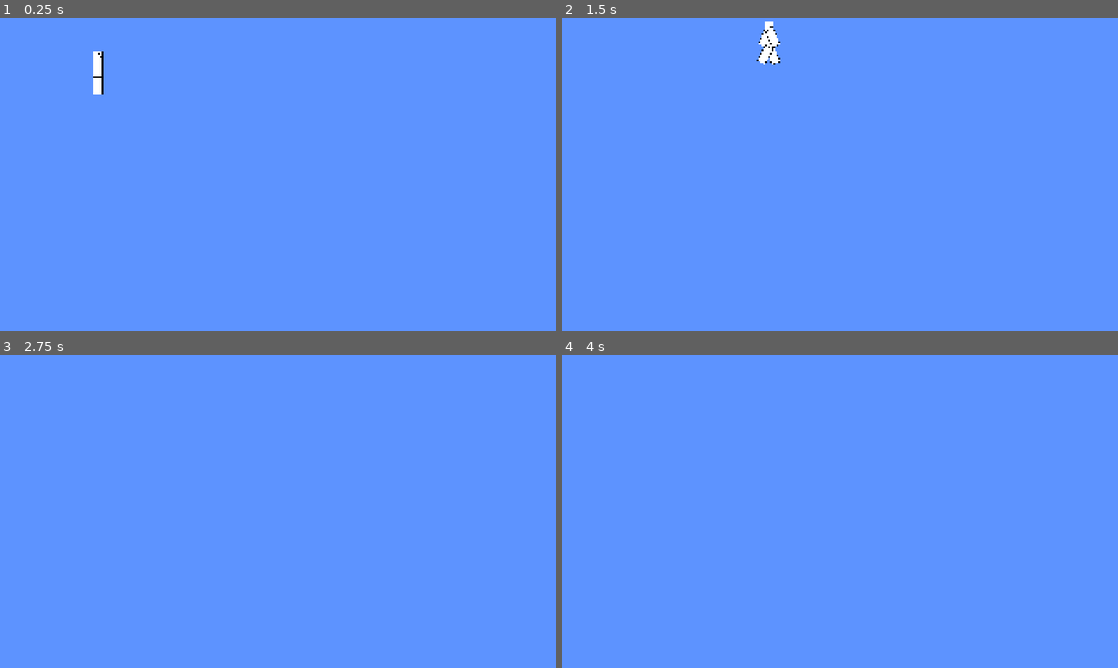
Above: before the commit, frames 1-4 (two rows, left to right).
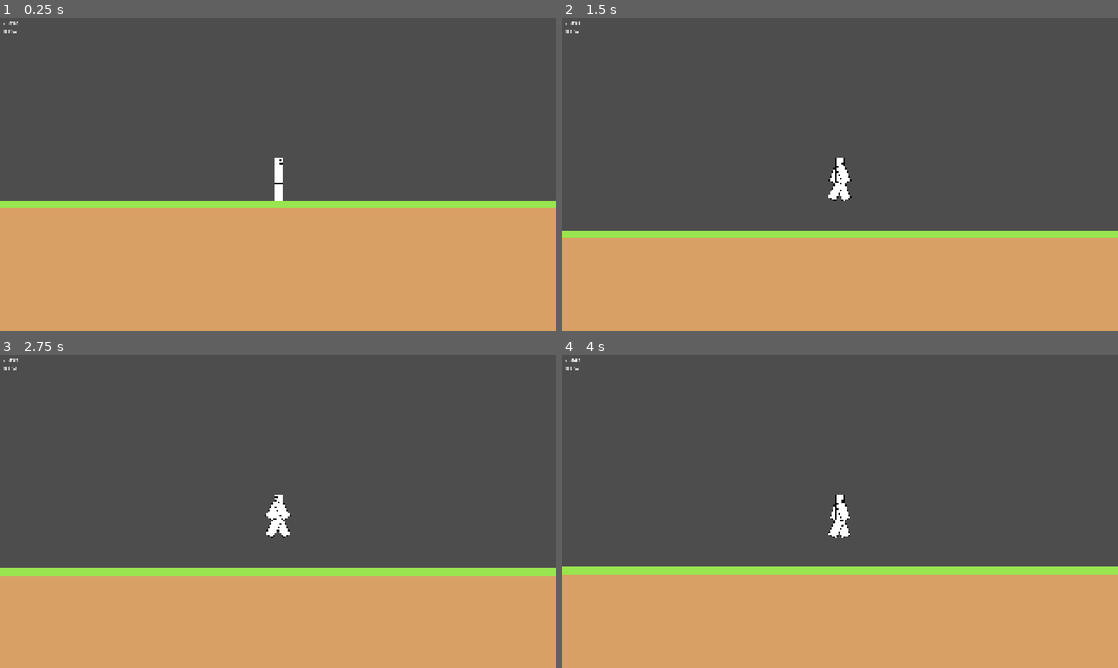
Above: after the commit, the same moments.

Repository: vempr/siegecraft
Game: Godot game, scene res://scenes/game.tscn
Same seed, same stepped clock (60 frames per second), same inputs: the game is played once before the commit and once after it.
Inputs:
- Up to frame 1 (0.25 s): no input
- Up to frame 2 (1.5 s): tap Enter at 0.5 s; hold Space (jump) 0.53-1.28 s; hold D (move_right) from 0.53 s (still down); tap Space (jump) at 1.35 s
- Up to frame 3 (2.75 s): tap Space (jump) at 1.52, 1.82 s; release D (move_right) at 2.03 s; hold A (move_left) from 2.03 s (still down); hold Space (jump) from 2.03 s (still down)
- Up to frame 4 (4 s): release A (move_left) at 2.78 s; release Space (jump) at 2.78 s; hold D (move_right) from 2.78 s (still down); tap Space (jump) at 2.85, 3.02, 3.32 s; hold Space (jump) from 3.53 s (still down)

The runs differ from the first frame. In frame 1, 100% of the frame differs, in the area x 0-100%, y 0-100%; in frame 2, 100%; in frame 3, 100%; in frame 4, 100%.

Commit message:
blocks: added block texture references; game: floor generation with block scene; hud: shows player coordinates
modified x and y coordinates in HUD script to show standardized coords

Diff:
--- a/project.godot
+++ b/project.godot
@@ -18,6 +18,11 @@
 run/main_scene="uid://c7lkwkw7fpgty"
 config/features=PackedStringArray("4.5", "GL Compatibility")
 config/icon="res://icon.svg"
+
+[autoload]
+
+GLOBAL="*res://scripts/GLOBAL.gd"
+STATE="*res://scripts/STATE.gd"
 
 [display]
 
@@ -56,4 +61,3 @@
 textures/canvas_textures/default_texture_filter=0
 renderer/rendering_method="gl_compatibility"
 renderer/rendering_method.mobile="gl_compatibility"
-environment/defaults/default_clear_color=Color(0.3647059, 0.5764706, 1, 1)
--- a/scenes/block.tscn
+++ b/scenes/block.tscn
@@ -4,13 +4,14 @@
 [ext_resource type="Texture2D" uid="uid://cr6ci5qn1k2va" path="res://assets/aseprite/blocks/grass.png" id="2_cgrg5"]
 
 [sub_resource type="RectangleShape2D" id="RectangleShape2D_cgrg5"]
-size = Vector2(128, 128)
+size = Vector2(96, 96)
 
 [node name="Block" type="StaticBody2D"]
 script = ExtResource("1_8r6n6")
 
-[node name="Sprite2D" type="Sprite2D" parent="."]
-scale = Vector2(4, 4)
+[node name="Sprite" type="Sprite2D" parent="."]
+unique_name_in_owner = true
+scale = Vector2(3, 3)
 texture = ExtResource("2_cgrg5")
 
 [node name="CollisionShape2D" type="CollisionShape2D" parent="."]
--- a/scenes/game.tscn
+++ b/scenes/game.tscn
@@ -2,18 +2,26 @@
 
 [ext_resource type="Script" uid="uid://dbu5qlsbyx33h" path="res://scripts/game.gd" id="1_uwrxv"]
 [ext_resource type="PackedScene" uid="uid://dg41qxbxim2w7" path="res://scenes/player.tscn" id="2_yqjtg"]
-
-[sub_resource type="RectangleShape2D" id="RectangleShape2D_yqjtg"]
-size = Vector2(696, 88)
+[ext_resource type="Script" uid="uid://r4k5bmogd26k" path="res://scripts/hud.gd" id="3_lnu2h"]
 
 [node name="Game" type="Node2D"]
 script = ExtResource("1_uwrxv")
 
 [node name="Player" parent="." instance=ExtResource("2_yqjtg")]
-position = Vector2(336, 184)
+unique_name_in_owner = true
+position = Vector2(336, 200)
 
-[node name="StaticBody2D" type="StaticBody2D" parent="."]
+[node name="Blocks" type="Node2D" parent="."]
+unique_name_in_owner = true
 
-[node name="CollisionShape2D" type="CollisionShape2D" parent="StaticBody2D"]
-position = Vector2(412, 308)
-shape = SubResource("RectangleShape2D_yqjtg")
+[node name="HUD" type="CanvasLayer" parent="."]
+script = ExtResource("3_lnu2h")
+
+[node name="Coordinates" type="Label" parent="HUD"]
+unique_name_in_owner = true
+offset_left = 9.0
+offset_top = 6.0
+offset_right = 59.0
+offset_bottom = 55.0
+text = "x: 0.01
+y: 0.01"
--- a/scenes/player.tscn
+++ b/scenes/player.tscn
@@ -7,6 +7,110 @@
 
 [sub_resource type="RectangleShape2D" id="RectangleShape2D_3vyb7"]
 size = Vector2(32, 152)
+
+[sub_resource type="Animation" id="Animation_qlg0r"]
+length = 0.001
+tracks/0/type = "value"
+tracks/0/imported = false
+tracks/0/enabled = true
+tracks/0/path = NodePath("LegFront:rotation")
+tracks/0/interp = 1
+tracks/0/loop_wrap = true
+tracks/0/keys = {
+"times": PackedFloat32Array(0),
+"transitions": PackedFloat32Array(1),
+"update": 0,
+"values": [0.0]
+}
+tracks/1/type = "value"
+tracks/1/imported = false
+tracks/1/enabled = true
+tracks/1/path = NodePath("LegBack:rotation")
+tracks/1/interp = 1
+tracks/1/loop_wrap = true
+tracks/1/keys = {
+"times": PackedFloat32Array(0),
+"transitions": PackedFloat32Array(1),
+"update": 0,
+"values": [0.0]
+}
+tracks/2/type = "value"
+tracks/2/imported = false
+tracks/2/enabled = true
+tracks/2/path = NodePath("ArmFront:rotation")
+tracks/2/interp = 1
+tracks/2/loop_wrap = true
+tracks/2/keys = {
+"times": PackedFloat32Array(0),
+"transitions": PackedFloat32Array(1),
+"update": 0,
+"values": [0.0]
+}
+tracks/3/type = "value"
+tracks/3/imported = false
+tracks/3/enabled = true
+tracks/3/path = NodePath("ArmBack:rotation")
+tracks/3/interp = 1
+tracks/3/loop_wrap = true
+tracks/3/keys = {
+"times": PackedFloat32Array(0),
+"transitions": PackedFloat32Array(1),
+"update": 0,
+"values": [0.0]
+}
+
+[sub_resource type="Animation" id="Animation_tuyoq"]
+resource_name = "jump"
+length = 0.3
+loop_mode = 2
+tracks/0/type = "value"
+tracks/0/imported = false
+tracks/0/enabled = true
+tracks/0/path = NodePath("LegFront:rotation")
+tracks/0/interp = 2
+tracks/0/loop_wrap = false
+tracks/0/keys = {
+"times": PackedFloat32Array(0, 0.3),
+"transitions": PackedFloat32Array(1, 1),
+"update": 0,
+"values": [-0.5235987755982988, 0.5235987755982988]
+}
+tracks/1/type = "value"
+tracks/1/imported = false
+tracks/1/enabled = true
+tracks/1/path = NodePath("LegBack:rotation")
+tracks/1/interp = 1
+tracks/1/loop_wrap = true
+tracks/1/keys = {
+"times": PackedFloat32Array(0, 0.3),
+"transitions": PackedFloat32Array(1, 1),
+"update": 0,
+"values": [0.5235987755982988, -0.5235987755982988]
+}
+tracks/2/type = "value"
+tracks/2/imported = false
+tracks/2/enabled = true
+tracks/2/path = NodePath("ArmFront:rotation")
+tracks/2/interp = 1
+tracks/2/loop_wrap = true
+tracks/2/keys = {
+"times": PackedFloat32Array(0, 0.3),
+"transitions": PackedFloat32Array(1, 1),
+"update": 0,
+"values": [0.5235987755982988, -0.5235987755982988]
+}
+tracks/3/type = "value"
+tracks/3/imported = false
+tracks/3/enabled = true
+tracks/3/path = NodePath("ArmBack:rotation")
+tracks/3/interp = 1
+tracks/3/loop_wrap = true
+tracks/3/keys = {
+"times": PackedFloat32Array(0, 0.3),
+"transitions": PackedFloat32Array(1, 1),
+"update": 0,
+"values": [-0.5235987755982988, 0.5235987755982988]
+}
 
 [sub_resource type="Animation" id="Animation_dqkch"]
 resource_name = "walk"
@@ -61,110 +165,6 @@
 "values": [-0.34906584, 0.34906584]
 }
 
-[sub_resource type="Animation" id="Animation_qlg0r"]
-length = 0.001
-tracks/0/type = "value"
-tracks/0/imported = false
-tracks/0/enabled = true
-tracks/0/path = NodePath("LegFront:rotation")
-tracks/0/interp = 1
-tracks/0/loop_wrap = true
-tracks/0/keys = {
-"times": PackedFloat32Array(0),
-"transitions": PackedFloat32Array(1),
-"update": 0,
-"values": [0.0]
-}
-tracks/1/type = "value"
-tracks/1/imported = false
-tracks/1/enabled = true
-tracks/1/path = NodePath("LegBack:rotation")
-tracks/1/interp = 1
-tracks/1/loop_wrap = true
-tracks/1/keys = {
-"times": PackedFloat32Array(0),
-"transitions": PackedFloat32Array(1),
-"update": 0,
-"values": [0.0]
-}
-tracks/2/type = "value"
-tracks/2/imported = false
-tracks/2/enabled = true
-tracks/2/path = NodePath("ArmFront:rotation")
-tracks/2/interp = 1
-tracks/2/loop_wrap = true
-tracks/2/keys = {
-"times": PackedFloat32Array(0),
-"transitions": PackedFloat32Array(1),
-"update": 0,
-"values": [0.0]
-}
-tracks/3/type = "value"
-tracks/3/imported = false
-tracks/3/enabled = true
-tracks/3/path = NodePath("ArmBack:rotation")
-tracks/3/interp = 1
-tracks/3/loop_wrap = true
-tracks/3/keys = {
-"times": PackedFloat32Array(0),
-"transitions": PackedFloat32Array(1),
-"update": 0,
-"values": [0.0]
-}
-
-[sub_resource type="Animation" id="Animation_tuyoq"]
-resource_name = "jump"
-length = 0.3
-loop_mode = 2
-tracks/0/type = "value"
-tracks/0/imported = false
-tracks/0/enabled = true
-tracks/0/path = NodePath("LegFront:rotation")
-tracks/0/interp = 2
-tracks/0/loop_wrap = false
-tracks/0/keys = {
-"times": PackedFloat32Array(0, 0.3),
-"transitions": PackedFloat32Array(1, 1),
-"update": 0,
-"values": [-0.5235987755982988, 0.5235987755982988]
-}
-tracks/1/type = "value"
-tracks/1/imported = false
-tracks/1/enabled = true
-tracks/1/path = NodePath("LegBack:rotation")
-tracks/1/interp = 1
-tracks/1/loop_wrap = true
-tracks/1/keys = {
-"times": PackedFloat32Array(0, 0.3),
-"transitions": PackedFloat32Array(1, 1),
-"update": 0,
-"values": [0.5235987755982988, -0.5235987755982988]
-}
-tracks/2/type = "value"
-tracks/2/imported = false
-tracks/2/enabled = true
-tracks/2/path = NodePath("ArmFront:rotation")
-tracks/2/interp = 1
-tracks/2/loop_wrap = true
-tracks/2/keys = {
-"times": PackedFloat32Array(0, 0.3),
-"transitions": PackedFloat32Array(1, 1),
-"update": 0,
-"values": [0.5235987755982988, -0.5235987755982988]
-}
-tracks/3/type = "value"
-tracks/3/imported = false
-tracks/3/enabled = true
-tracks/3/path = NodePath("ArmBack:rotation")
-tracks/3/interp = 1
-tracks/3/loop_wrap = true
-tracks/3/keys = {
-"times": PackedFloat32Array(0, 0.3),
-"transitions": PackedFloat32Array(1, 1),
-"update": 0,
-"values": [-0.5235987755982988, 0.5235987755982988]
-}
-
 [sub_resource type="AnimationLibrary" id="AnimationLibrary_qlg0r"]
 _data = {
 &"RESET": SubResource("Animation_qlg0r"),
@@ -244,3 +244,5 @@
 texture = ExtResource("2_g2els")
 region_enabled = true
 region_rect = Rect2(25.150757, 33.320587, 17.72728, 76.9737)
+
+[node name="Camera2D" type="Camera2D" parent="."]
--- a/scripts/GLOBAL.gd
+++ b/scripts/GLOBAL.gd
@@ -61,6 +61,68 @@
 	SWORD_WOODEN,
 }
 
+var block_textures := {
+	BLOCK.BEDROCK: "res://assets/aseprite/blocks/bedrock.png",
+	BLOCK.CHEST: "res://assets/aseprite/blocks/chest.png",
+	BLOCK.COAL_ORE: "res://assets/aseprite/blocks/coal-ore.png",
+	BLOCK.COBBLESTONE: "res://assets/aseprite/blocks/cobblestone.png",
+	BLOCK.CRAFTING_TABLE: "res://assets/aseprite/blocks/crafting-table.png",
+	BLOCK.DEEPSLATE_BRICK: "res://assets/aseprite/blocks/deepslate-brick.png",
+	BLOCK.DIAMOND_ORE: "res://assets/aseprite/blocks/diamond-ore.png",
+	BLOCK.DIRT: "res://assets/aseprite/blocks/dirt.png",
+	BLOCK.END_PORTAL_FRAME: "res://assets/aseprite/blocks/end-portal-frame.png",
+	BLOCK.END_PORTAL_FRAME_EYE: "res://assets/aseprite/blocks/end-portal-frame-eye.png",
+	BLOCK.END_STONE: "res://assets/aseprite/blocks/end-stone.png",
+	BLOCK.FURNACE: "res://assets/aseprite/blocks/furnace.png",
+	BLOCK.GOLD_BLOCK: "res://assets/aseprite/blocks/gold-block.png",
+	BLOCK.GOLD_ORE: "res://assets/aseprite/blocks/gold-ore.png",
+	BLOCK.GRASS: "res://assets/aseprite/blocks/grass.png",
+	BLOCK.IRON_ORE: "res://assets/aseprite/blocks/iron-ore.png",
+	BLOCK.LAVA: "res://assets/aseprite/blocks/lava.png",
+	BLOCK.LEAF: "res://assets/aseprite/blocks/leaf.png",
+	BLOCK.NETHER_BRICK: "res://assets/aseprite/blocks/nether-brick.png",
+	BLOCK.NETHERRACK: "res://assets/aseprite/blocks/netherrack.png",
+	BLOCK.OBSIDIAN: "res://assets/aseprite/blocks/obsidian.png",
+	BLOCK.STONE_BRICK: "res://assets/aseprite/blocks/stone-brick.png",
+	BLOCK.STONE: "res://assets/aseprite/blocks/stone.png",
+	BLOCK.WATER: "res://assets/aseprite/blocks/water.png",
+	BLOCK.WOOD_LOG: "res://assets/aseprite/blocks/wood-log.png",
+	BLOCK.WOOD_PLANK: "res://assets/aseprite/blocks/wood-plank.png",
+}
+
+var item_textures := {
+	ITEM.APPLE: "res://assets/aseprite/items/apple.png",
+	ITEM.AXE_DIAMOND: "res://assets/aseprite/items/axe-diamond.png",
+	ITEM.AXE_GOLDEN: "res://assets/aseprite/items/axe-golden.png",
+	ITEM.AXE_IRON: "res://assets/aseprite/items/axe-iron.png",
+	ITEM.AXE_STONE: "res://assets/aseprite/items/axe-stone.png",
+	ITEM.AXE_WOODEN: "res://assets/aseprite/items/axe-wooden.png",
+	ITEM.BLAZE_POWDER: "res://assets/aseprite/items/blaze-powder.png",
+	ITEM.COAL: "res://assets/aseprite/items/coal.png",
+	ITEM.DIAMOND: "res://assets/aseprite/items/diamond.png",
+	ITEM.ENDER_EYE: "res://assets/aseprite/items/ender-eye.png",
+	ITEM.ENDER_PEARL: "res://assets/aseprite/items/ender-pearl.png",
+	ITEM.GOLD: "res://assets/aseprite/items/gold.png",
+	ITEM.IRON: "res://assets/aseprite/items/iron.png",
+	ITEM.PICKAXE_DIAMOND: "res://assets/aseprite/items/pickaxe-diamond.png",
+	ITEM.PICKAXE_GOLDEN: "res://assets/aseprite/items/pickaxe-golden.png",
+	ITEM.PICKAXE_IRON: "res://assets/aseprite/items/pickaxe-iron.png",
+	ITEM.PICKAXE_STONE: "res://assets/aseprite/items/pickaxe-stone.png",
+	ITEM.PICKAXE_WOODEN: "res://assets/aseprite/items/pickaxe-wooden.png",
+	ITEM.SHOVEL_DIAMOND: "res://assets/aseprite/items/shovel-diamond.png",
+	ITEM.SHOVEL_GOLD: "res://assets/aseprite/items/shovel-gold.png",
+	ITEM.SHOVEL_IRON: "res://assets/aseprite/items/shovel-iron.png",
+	ITEM.SHOVEL_STONE: "res://assets/aseprite/items/shovel-stone.png",
+	ITEM.SHOVEL_WOODEN: "res://assets/aseprite/items/shovel-wooden.png",
+	ITEM.STICK: "res://assets/aseprite/items/stick.png",
+	ITEM.SWORD_DIAMOND: "res://assets/aseprite/items/sword-diamond.png",
+	ITEM.SWORD_GOLDEN: "res://assets/aseprite/items/sword-golden.png",
+	ITEM.SWORD_IRON: "res://assets/aseprite/items/sword-iron.png",
+	ITEM.SWORD_STONE: "res://assets/aseprite/items/sword-stone.png",
+	ITEM.SWORD_WOODEN: "res://assets/aseprite/items/sword-wooden.png",
+}
+
+
 var blocks
 var items
 
--- a/scripts/STATE.gd
+++ b/scripts/STATE.gd
@@ -1 +1,42 @@
 extends Node
+
+var map := [[], [], [], []]
+
+
+func _ready() -> void:
+	# layer 1
+	var grass_arr := []
+	for i in range(100):
+		grass_arr.append(GLOBAL.BLOCK.GRASS)
+	map.append(grass_arr)
+
+	# layer 2 - 6
+	for j in range(5):
+		var arr := []
+		for i in range(100):
+			arr.append(GLOBAL.BLOCK.DIRT)
+		map.append(arr)
+
+	# layer 7 - 17
+	for j in range(10):
+		var arr := []
+		for i in range(100):
+			if randf() < 0.1:
+				var rand_ore := randf()
+				if rand_ore < 0.1:
+					arr.append(GLOBAL.BLOCK.DIAMOND_ORE)
+				elif rand_ore < 0.2:
+					arr.append(GLOBAL.BLOCK.GOLD_ORE)
+				elif rand_ore < 0.4:
+					arr.append(GLOBAL.BLOCK.IRON_ORE)
+				else:
+					arr.append(GLOBAL.BLOCK.COAL_ORE)
+			else:
+				arr.append(GLOBAL.BLOCK.STONE)
+		map.append(arr)
+
+	# layer 18
+	var bedrock_arr := []
+	for i in range(100):
+		bedrock_arr.append(GLOBAL.BLOCK.BEDROCK)
+	map.append(bedrock_arr)
--- a/scripts/block.gd
+++ b/scripts/block.gd
@@ -5,11 +5,12 @@
 
 @export var break_difficulty := BREAK_DIFFICULTY.EASY
 @export var correct_tool := BREAK_TOOL.PICKAXE
+@export var block := GLOBAL.BLOCK.COBBLESTONE
+@onready var sprite := %Sprite
 
 
-# Called when the node enters the scene tree for the first time.
 func _ready() -> void:
-	pass # Replace with function body.
+	sprite.texture = load(GLOBAL.block_textures.get(block))
 
 
 # Called every frame. 'delta' is the elapsed time since the previous frame.
--- a/scripts/game.gd
+++ b/scripts/game.gd
@@ -1,8 +1,33 @@
 extends Node2D
+
+@onready var BlockScene := preload("res://scenes/block.tscn")
+const TILE_SIZE := 96
+const MAP_SIZE_X := TILE_SIZE * 100
 
 
 func _ready() -> void:
-	pass # Replace with function body.
+	render_blocks()
+	spawn_player()
+
+
+func render_blocks() -> void:
+	for y in range(len(STATE.map)):
+		if len(STATE.map[y]) == 0:
+			continue
+
+		for x in range(len(STATE.map[y])):
+			var block_type = STATE.map[y][x]
+
+			var block_instance = BlockScene.instantiate()
+			block_instance.block = block_type
+			block_instance.position = Vector2(x * TILE_SIZE - MAP_SIZE_X / 2.0, y * TILE_SIZE)
+			add_child(block_instance)
+
+
+func spawn_player() -> void:
+	%Player.position.x = randf() * (MAP_SIZE_X / 2.0)
+	if randf() < 0.5:
+		%Player.position.x = -%Player.position.x
 
 
 func _process(_delta: float) -> void:
--- /dev/null
+++ b/scripts/hud.gd
@@ -0,0 +1,14 @@
+extends CanvasLayer
+
+@onready var player := %Player
+
+const TILE_SIZE := 96
+const Y_OFFSET := 96 * 18 + 48 # 18 layers from world generation
+
+
+func _process(_delta: float) -> void:
+	var x = snapped(player.position.x / TILE_SIZE, 0.1)
+	var y = snapped((-player.position.y + Y_OFFSET) / TILE_SIZE, 0.1)
+
+	%Coordinates.text = "x: " + str(x) + "\n"
+	%Coordinates.text += "y: " + str(y)
Not shown, added: scripts/hud.gd.uid
